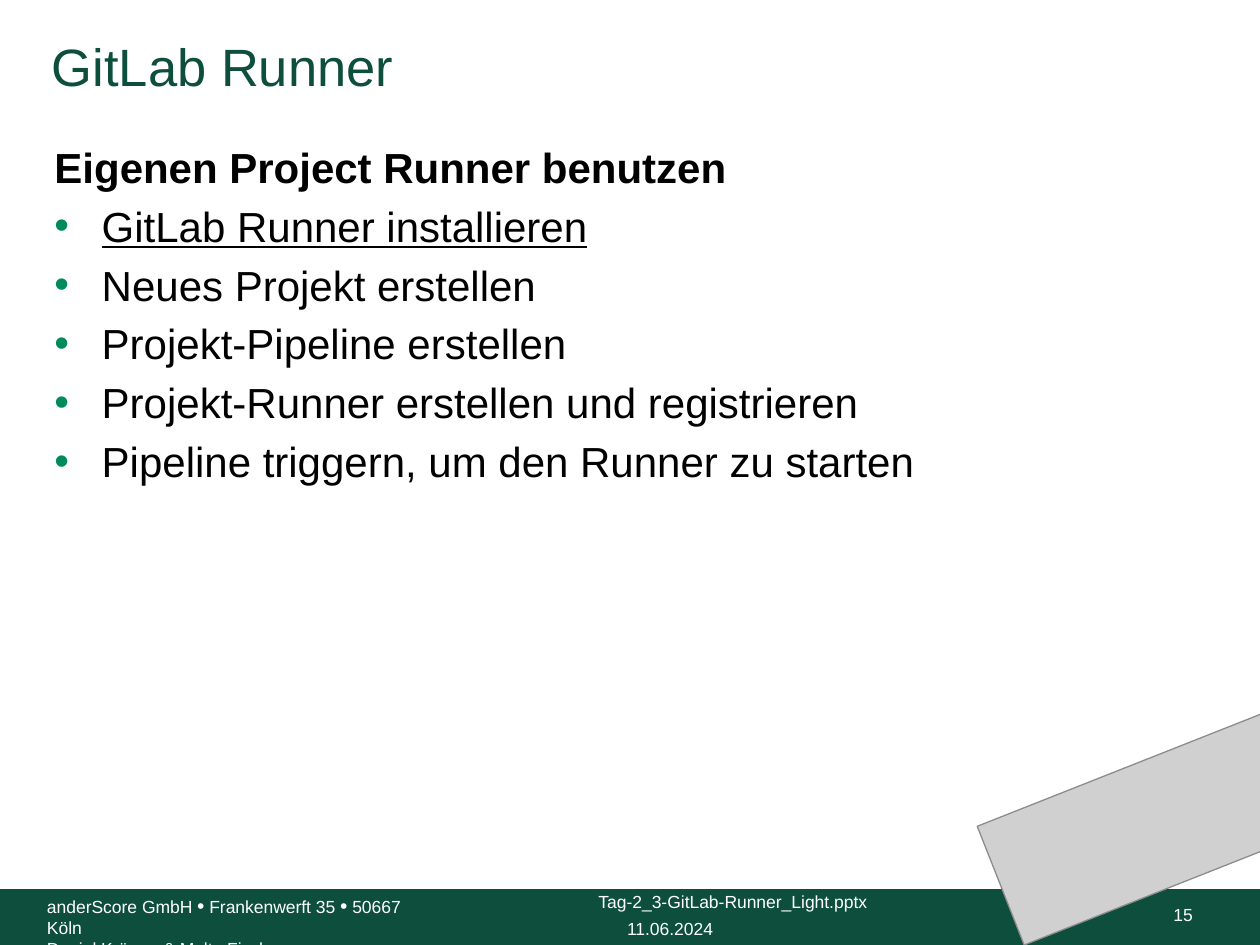
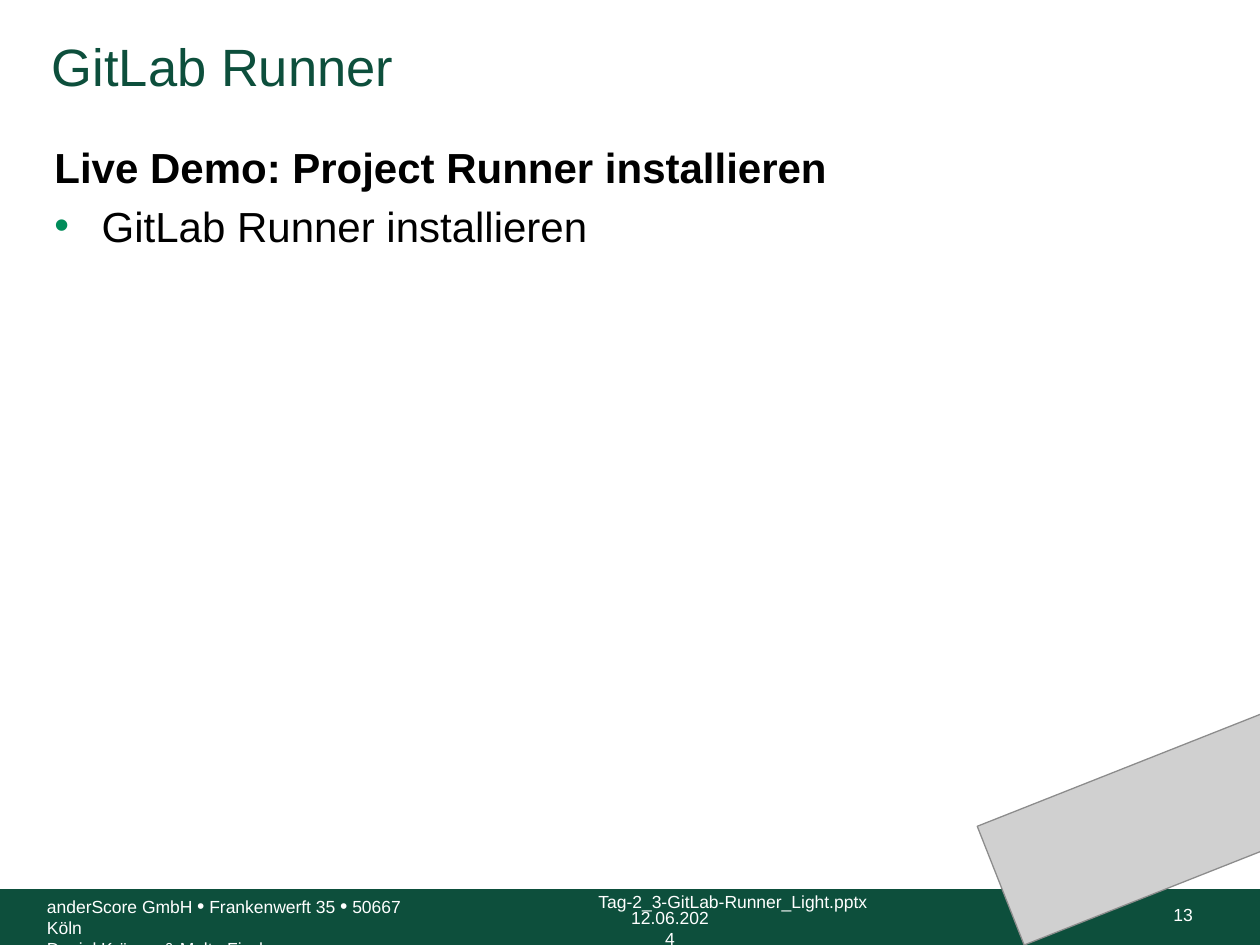
Before and after one commit to anderscore-gmbh/gitlab, a slide deck: slide 13 of slides/Tag-2_3-GitLab-Runner_Light.pptx (slide 15 before the commit). Drawn at 1260x945 pixels with LibreOffice and Linux fonts; fonts in the diff are those of the drawing; grey boxes stand for pictures; background and template pictures are left out. Boxes give left, top, right and bottom in pixels: in the first picture for what was removed or moved away, otherwise in the second. Text is boxed around its words. In the diff, an @@ line names an element or a change of style, - is before the commit and + after.

Commit message:
Reihenfolge geändert: Project -> Group -> Instance. Project Runner Folien (13 - 34 und 67 - 78) zusammengefasst.

```diff
--- a/slides/Tag-2_3-GitLab-Runner_Light.pptx
+++ b/slides/Tag-2_3-GitLab-Runner_Light.pptx
@@ text at box(54, 152, 827, 192): text changed @@
-Eigenen Project Runner benutzen
+Live Demo: Project Runner installieren
@@ text at box(102, 211, 587, 243): underline off in "GitLab Runner installieren" @@
@@ text at box(102, 270, 914, 485): paragraphs removed @@
-• Neues Projekt erstellen
-• Projekt-Pipeline erstellen
-• Projekt-Runner erstellen und registrieren
-• Pipeline triggern, um den Runner zu starten
@@ text at box(631, 911, 709, 924): text changed @@
-11.06.2024
+12.06.2024
@@ page number at box(1173, 909, 1192, 921): text changed @@
-15
+13
```
Also in this commit, not shown: 97 other slides changed, 2 slides added, 1 slide removed.
